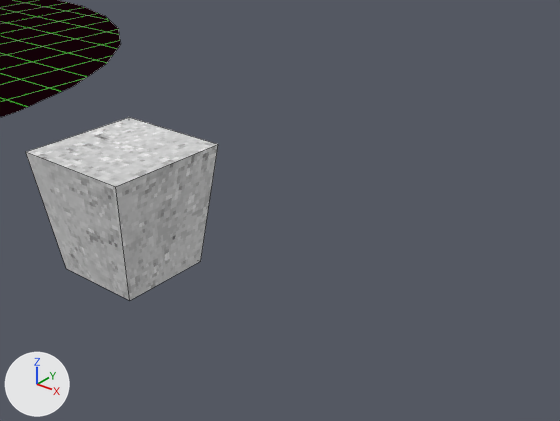
One commit to the Blender file Assets/World/W2L1/raw/w2l1_prefabs.blend: the scene before it, then after it.
Both versions are drawn from a 50 mm lens placed at (98.4, -28.0, 20.8), pointed at (75.1, 1.0, 2.8). Arrows for +X, +Y and +Z are at lower left; the lights stay in place. Mesh edges are drawn as thin lines.

The first picture shows 'Island', 'MarbleTorchSconce'.
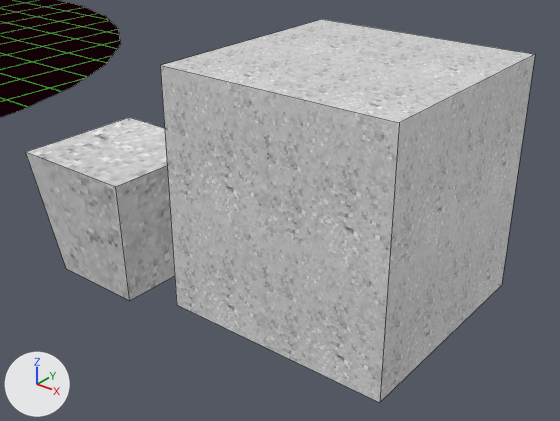
Pixel boxes [x1, y1, x2, y2] of what changed, in the pictures (560 x 421 px):
'Part4_Pushblock', added
    after: [160, 19, 535, 403]

The edits, one by one:
Picture 'whitebrick.png.001' (img_whitebrick_png_001) is new.
Material 'Marble.001' (mat_marble_001) is new.
Its texture is img_whitebrick_png_001.
Mesh me_plane_006 is new.
It is a box spanning x -5.85..5.85, y -5.85..5.85, z 0.0..12.0.
It uses material mat_marble_001 (picture img_whitebrick_png_001).
Object 'Part4_Pushblock' (ob_part4_pushblock) is new; it shows me_plane_006.
Its location is (80.0, 0.0, 0.0).
